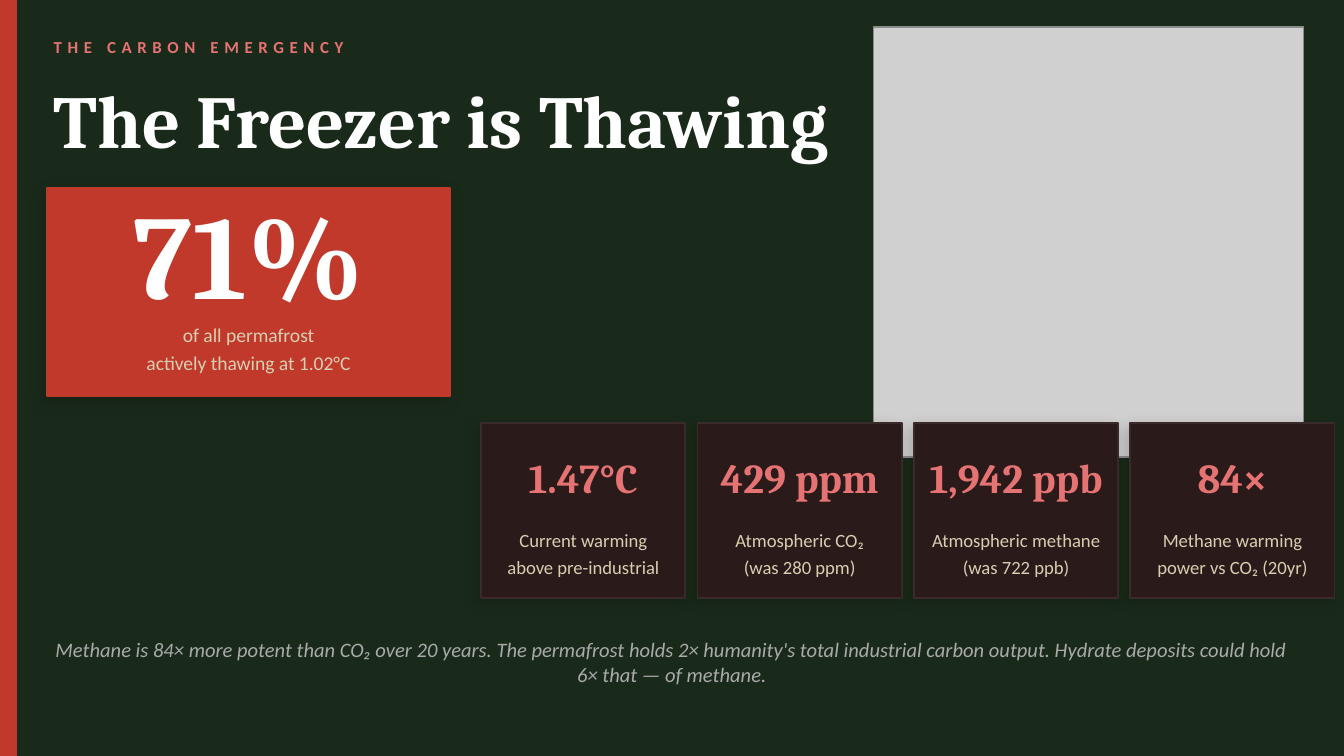
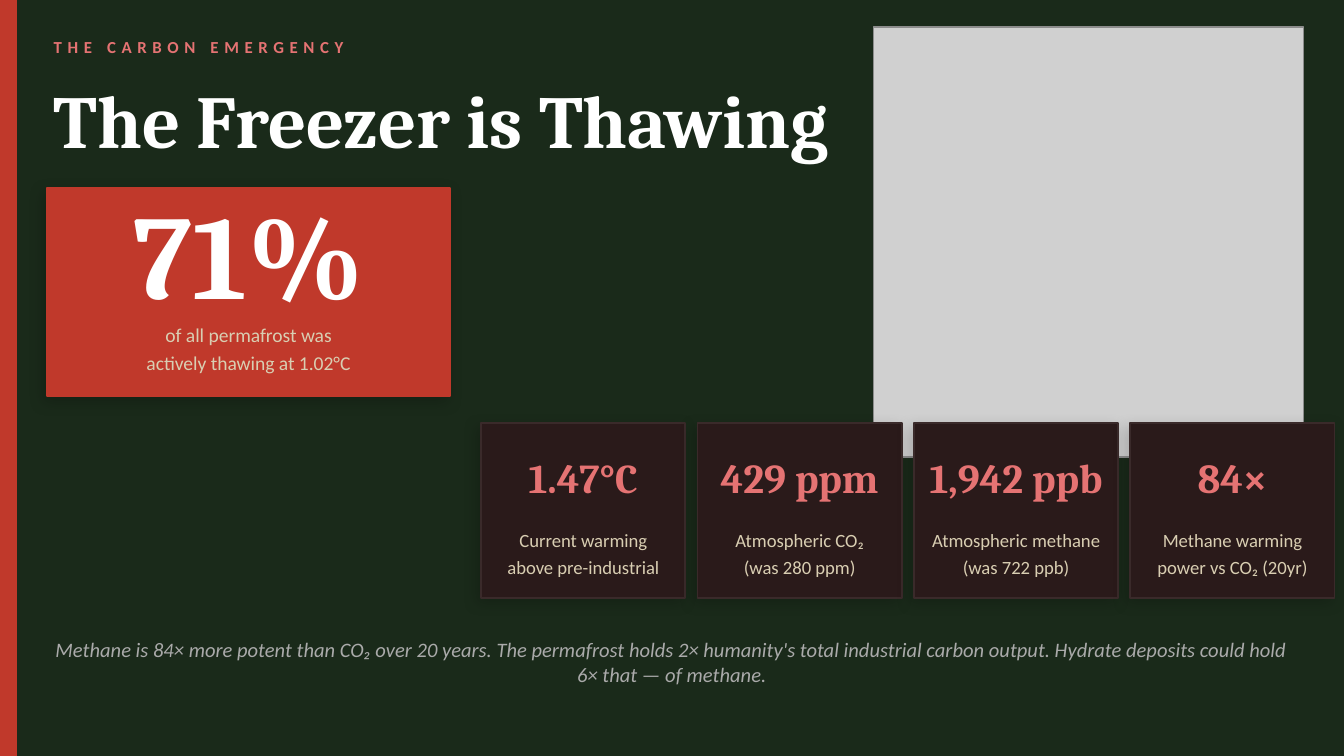
Before and after one commit to robert-mccarthy-ca/modern-druid, a slide deck: slide 3 of PitchDeck.pptx. Drawn at 1344x756 pixels with LibreOffice and Linux fonts; fonts in the diff are those of the drawing; grey boxes stand for pictures. Boxes give left, top, right and bottom in pixels: in the first picture for what was removed or moved away, otherwise in the second. Text is boxed around its words. In the diff, an @@ line names an element or a change of style, - is before the commit and + after.

Commit message:
Update PitchDeck.pptx
minor tweaks to pitch deck wording

```diff
--- a/PitchDeck.pptx
+++ b/PitchDeck.pptx
@@ text at (165,328,332,345): text changed @@
-of all permafrost
+of all permafrost was
```
Also in this commit, not shown: 4 other slides changed.
